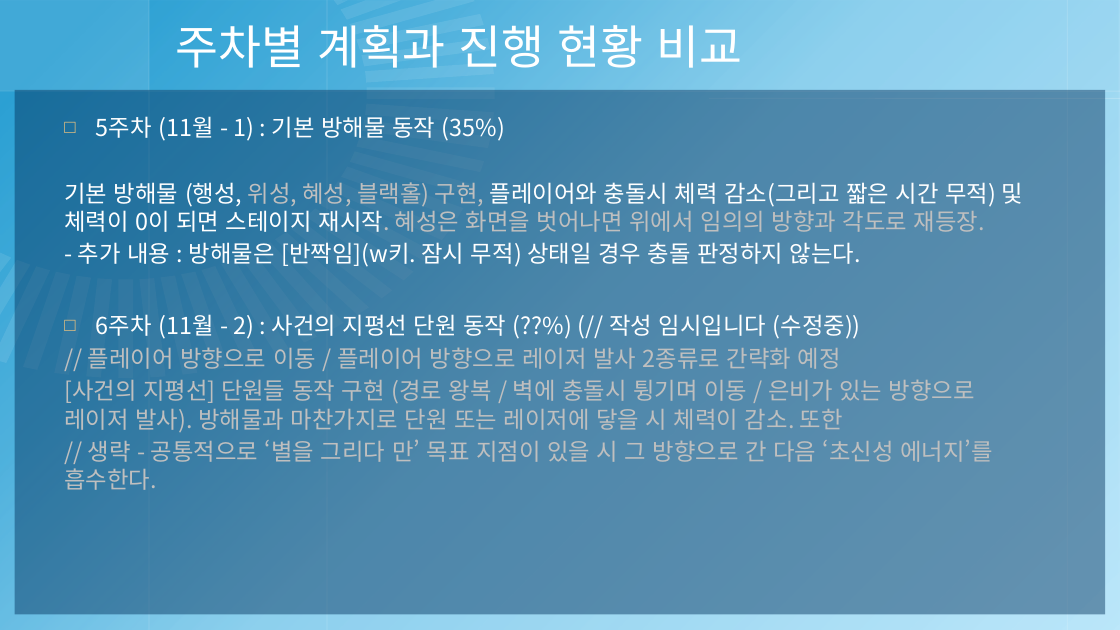
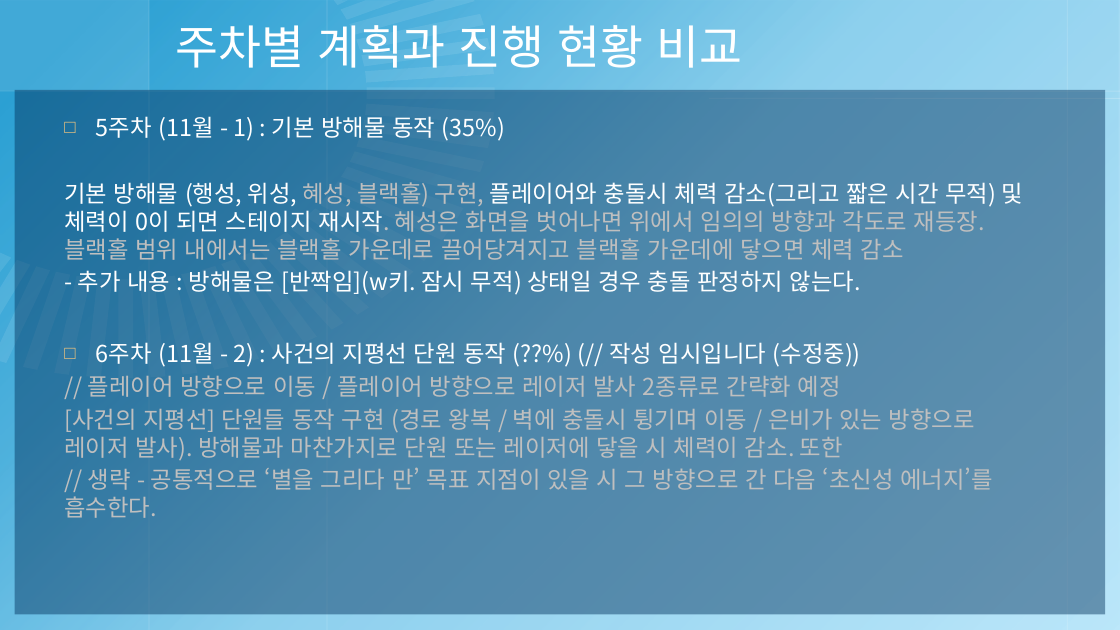
Before and after one commit to pb-wandu/2018180040_2DGP_PROJECT, a slide deck: slide 4 of 2018180040 - 2DGP 3차 발표 프레젠테이션.pptx. Drawn at 1120x630 pixels with LibreOffice and Linux fonts; fonts in the diff are those of the drawing; background and template pictures are left out. Boxes give left, top, right and bottom in pixels: in the first picture for what was removed or moved away, otherwise in the second. Text is boxed around its words. In the diff, an @@ line names an element or a change of style, - is before the commit and + after.

Commit message:
방해물 [위성] 완성
기준점 주위를 빙글빙글 도는 방해물입니다 (기준점은 보이지 않음)

```diff
--- a/2018180040 - 2DGP 3차 발표 프레젠테이션.pptx
+++ b/2018180040 - 2DGP 3차 발표 프레젠테이션.pptx
@@ text at [64, 182, 1023, 260]: text changed; text colour #FFFFFF to #BFBFBF @@
-기본 방해물 (행성, 위성, 혜성, 블랙홀) 구현, 플레이어와 충돌시 체력 감소(그리고 짧은 시간 무적) 및 체력이 0이 되면 스테이지 재시작. 혜성은 화면을 벗어나면 위에서 임의의 방향과 각도로 재등장.
+기본 방해물 (행성, 위성, 혜성, 블랙홀) 구현, 플레이어와 충돌시 체력 감소(그리고 짧은 시간 무적) 및 체력이 0이 되면 스테이지 재시작. 혜성은 화면을 벗어나면 위에서 임의의 방향과 각도로 재등장. 블랙홀 범위 내에서는 블랙홀 가운데로 끌어당겨지고 블랙홀 가운데에 닿으면 체력 감소
```
Also in this commit, not shown: 7 other files.
